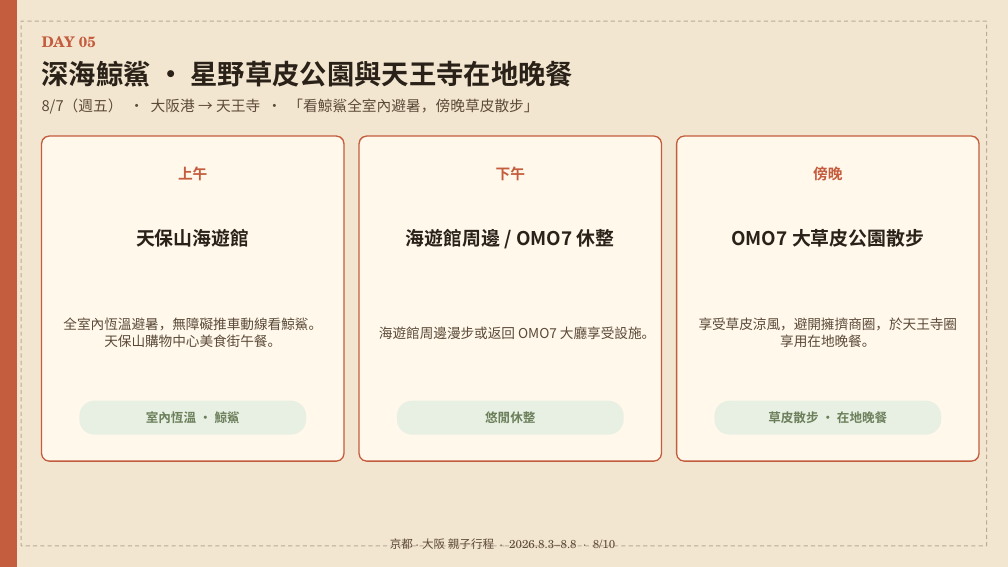
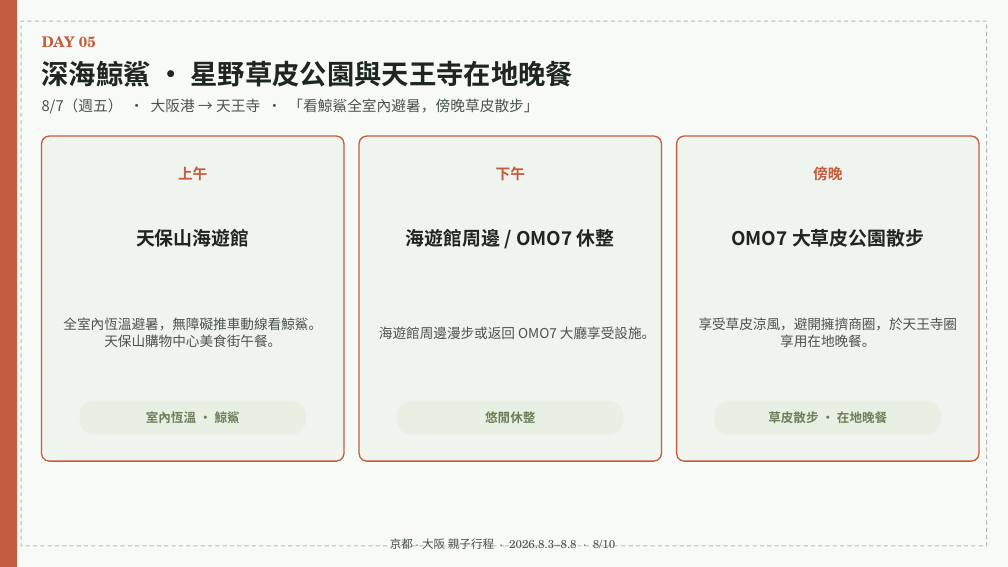
Before and after one commit to maxchan-stack/family-trip-kyoto-osaka-2026, a slide deck: slide 8 of itinerary.pptx. Drawn at 1008x567 pixels with LibreOffice and Linux fonts; fonts in the diff are those of the drawing. Boxes give left, top, right and bottom in pixels: in the first picture for what was removed or moved away, otherwise in the second. Text is boxed around its words. In the diff, an @@ line names an element or a change of style, - is before the commit and + after.

Commit message:
Fully synchronize pocket map and PPTX files with main web app: update Morandi color palette, remove outdated AI slogans, and align title style across all assets

```diff
--- a/itinerary.pptx
+++ b/itinerary.pptx
@@ rectangle at <box>0,0,1008,567</box>: fill #F3E6D0 to #F8FAF7; outline #F3E6D0 1 pt to #F8FAF7 1 pt @@
@@ rectangle at <box>21,21,987,546</box>: outline #2A2218 1 pt dashed to #1E2620 1 pt dashed @@
@@ fill #FFF8EB to #F0F4EF in 3 elements at <box>42,136,344,461</box>, <box>359,136,662,461</box>, <box>677,136,979,461</box> @@
@@ text colour #2A2218 to #1E2620 in 4 elements at <box>42,60,573,87</box>, <box>136,229,249,247</box>, <box>406,229,615,247</box>, <box>731,229,924,247</box> @@
@@ text colour #5C4A38 to #48544C in 5 elements at <box>42,98,538,114</box>, <box>63,317,322,347</box>, <box>379,326,655,339</box>, <box>699,317,958,347</box>, <box>390,538,616,549</box> @@
```
Also in this commit, not shown: 9 other slides changed, 2 other files.
